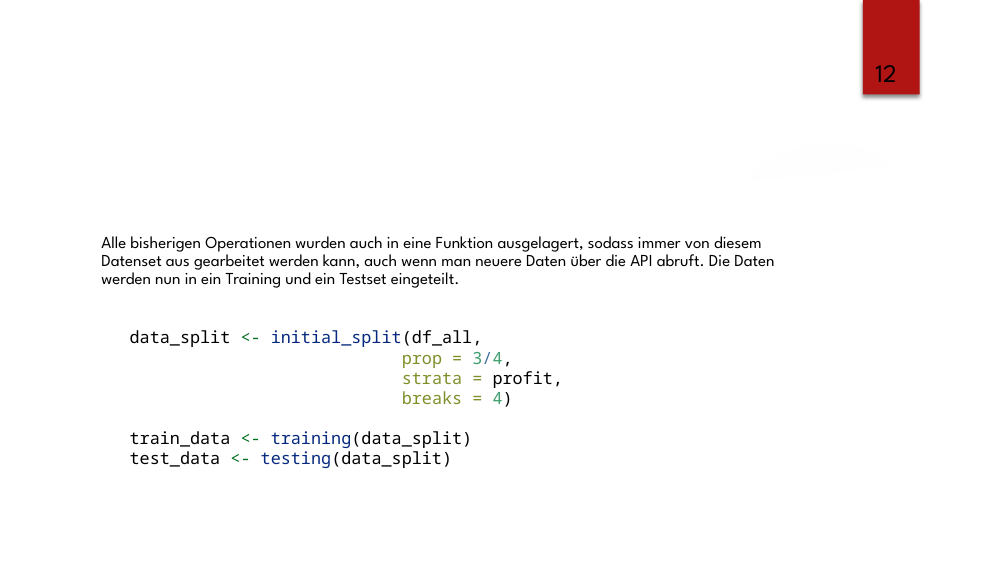
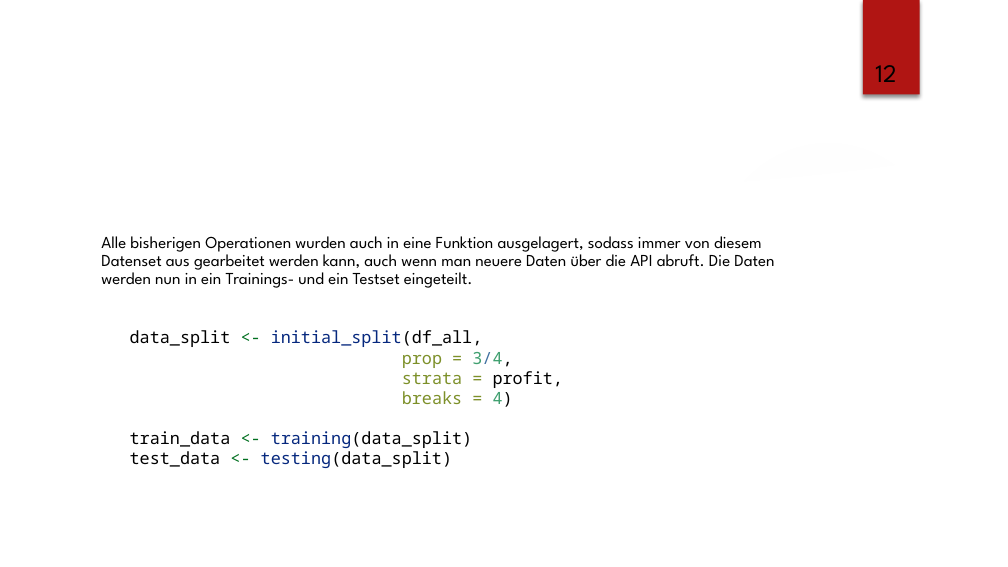
Before and after one commit to lz039/Gw2Trading, a slide deck: slide 12 of reports/presentation_custom_design.pptx. Drawn at 1008x567 pixels with LibreOffice and Linux fonts; fonts in the diff are those of the drawing; background and template pictures are left out. Boxes give left, top, right and bottom in pixels: in the first picture for what was removed or moved away, otherwise in the second. Text is boxed around its words. In the diff, an @@ line names an element or a change of style, - is before the commit and + after.

```diff
--- a/reports/presentation_custom_design.pptx
+++ b/reports/presentation_custom_design.pptx
@@ text at (101, 236, 774, 288): text changed @@
-Alle bisherigen Operationen wurden auch in eine Funktion ausgelagert, sodass immer von diesem Datenset aus gearbeitet werden kann, auch wenn man neuere Daten über die API abruft. Die Daten werden nun in ein Training und ein Testset eingeteilt.
+Alle bisherigen Operationen wurden auch in eine Funktion ausgelagert, sodass immer von diesem Datenset aus gearbeitet werden kann, auch wenn man neuere Daten über die API abruft. Die Daten werden nun in ein Trainings- und ein Testset eingeteilt.
```
Also in this commit, not shown: 17 other slides changed.
